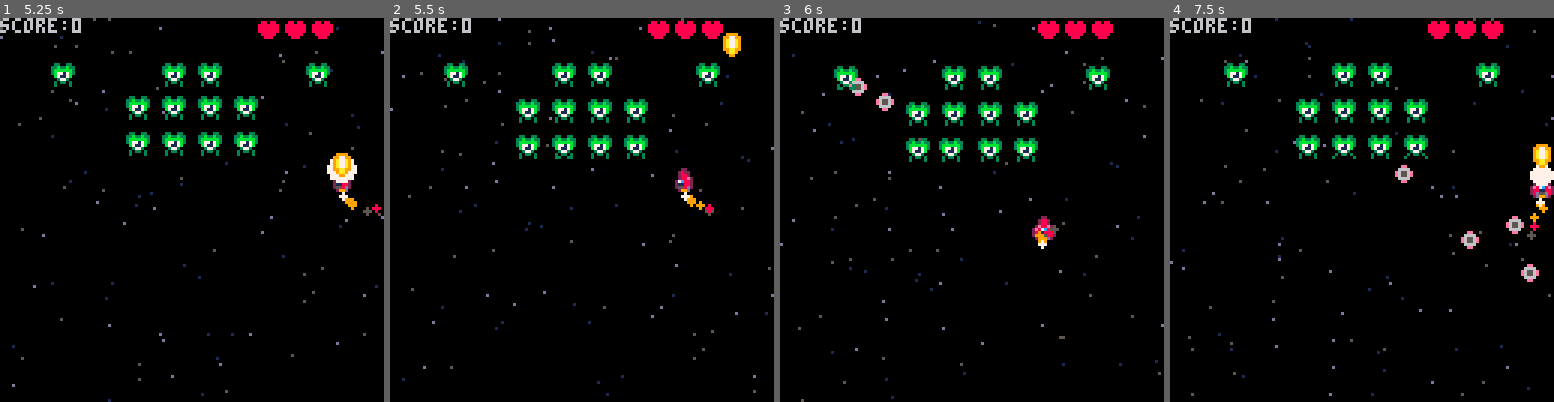
Above: before the commit, frames 1-4 (left to right).
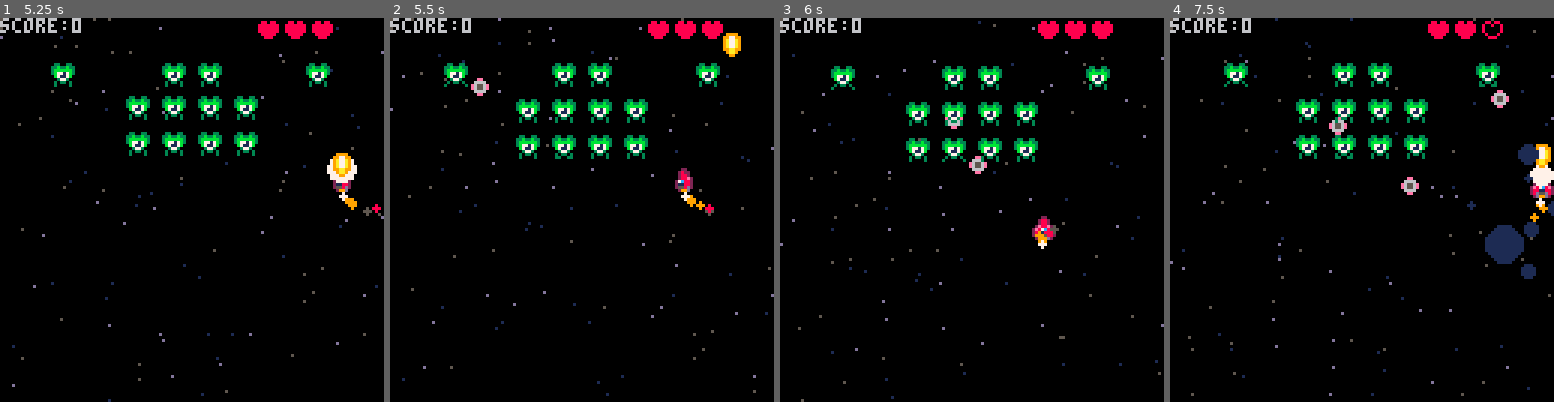
Above: after the commit, the same moments.

Repository: nevisdale/spacerunner
Game: PICO-8 cartridge spacerunner.p8
The game is run twice, just before and just after one commit, with the same random seed, the same clock (stepped at 60 frames per second) and the same inputs.
Inputs:
- Up to frame 1 (5.25 s): tap X (X key) at 0.33, 1.07, 1.85, 2.97, 4.08, 5.2 s; tap O (Z key) at 0.7, 1.7, 2.1, 2.5, 2.9, 3.3, 3.7, 4.1, 4.5, 4.9 s; hold Right 1.6-2.1 s; hold Up 2.15-2.42 s; hold Right 2.47-3.03 s; hold Left 3.08-3.58 s; hold Down 3.63-3.97 s; hold Right 4.02-4.68 s; hold Up 4.73-5.03 s; hold Left from 5.08 s (still down)
- Up to frame 2 (5.5 s): keep holding Left; tap O (Z key) at 5.3 s
- Up to frame 3 (6 s): release Left at 5.68 s; tap O (Z key) at 5.7 s; hold Down from 5.73 s (still down)
- Up to frame 4 (7.5 s): release Down at 6.03 s; hold Right 6.08-6.58 s; tap O (Z key) every 0.4 s from 6.1 to 7.3 s; tap X (X key) at 6.32, 7.43 s; hold Right 6.63-7.13 s; hold Up 7.18-7.45 s

Frame 1 is identical in both runs. In frame 2, 0.2% of the frame differs, in the area x 14-26%, y 15-21%; in frame 3, 1.0%; in frame 4, 2.4%, in the area x 14-100%, y 1-69%.

Commit message:
green guy shakes always when is preparing to shoot

Diff:
--- a/enemies/enemies.lua
+++ b/enemies/enemies.lua
@@ -104,7 +104,6 @@
 
     local once = false
     local shake = 25
-
     enemy.attac_update = function(enemy)
         waiting_frames -= 1
         if waiting_frames == 0 then
@@ -119,10 +118,12 @@
             enemy.shake = shake
             once = true
         end
-        if shake > 0 then
-            shake -= 1
+        if enemy.shake > 0 then
+            enemy.shake -= 1
             return
         end
+
+        once = false
 
         local bullet_pos = enemy.pos + vec2d.new(2, 2)
         local bullet_spd = enemy.player_pos - bullet_pos
